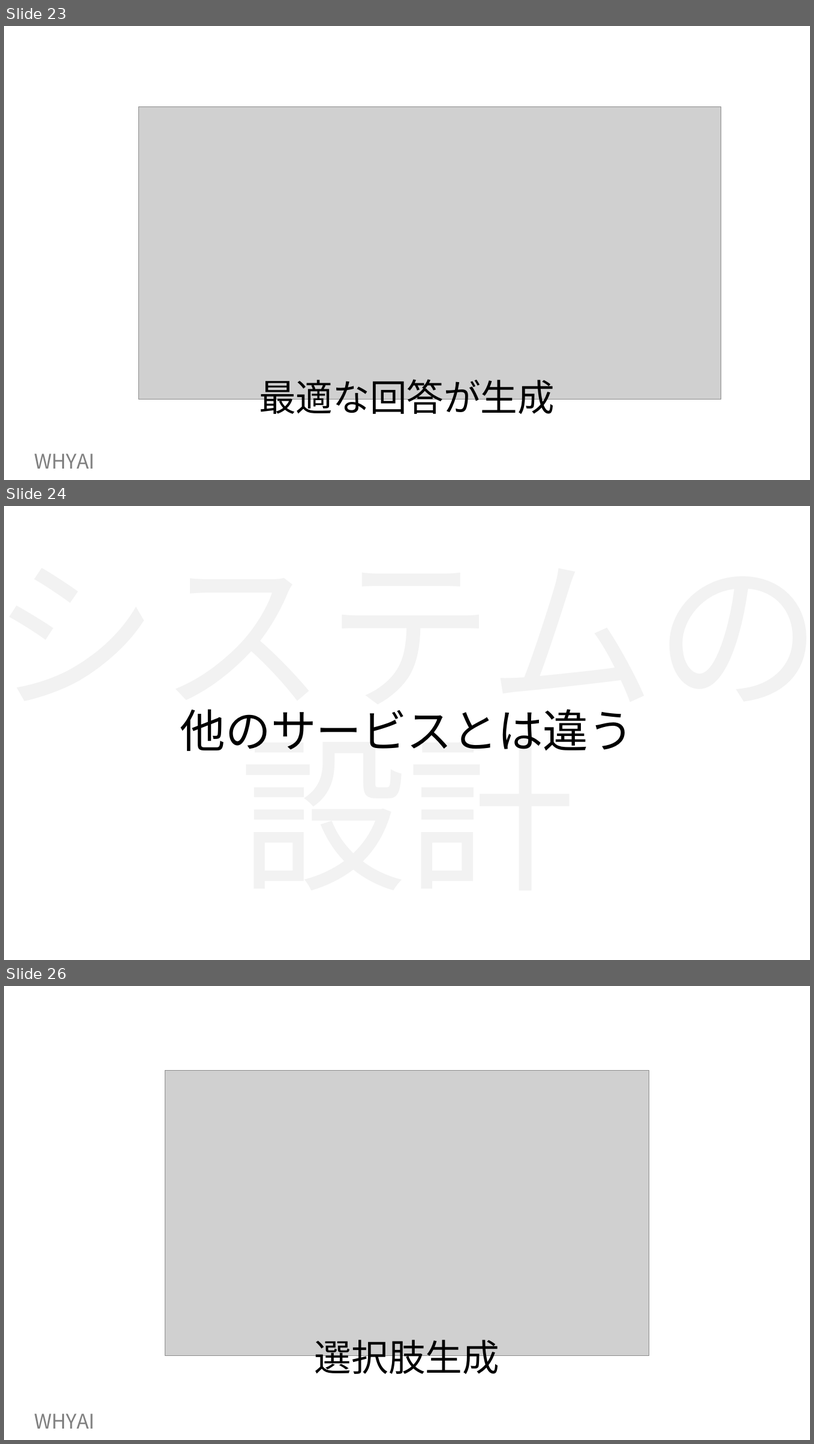
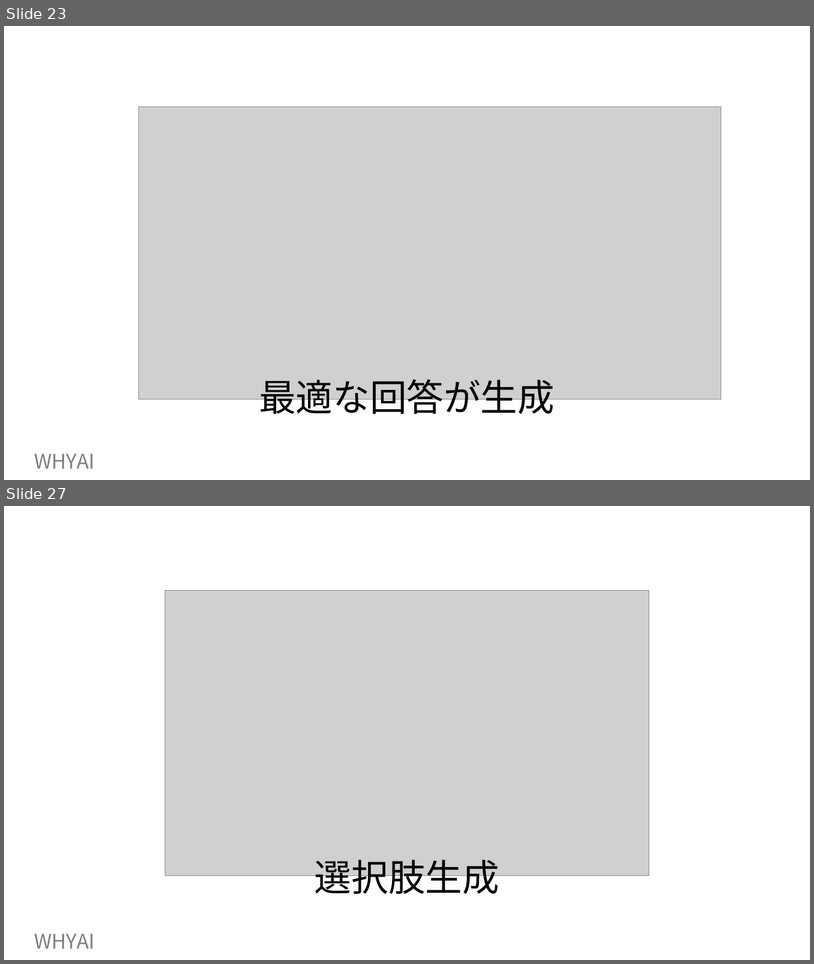
Before and after one commit to ishiomaru/WHYAI, a slide deck: docs/docs-new/WHYAI slide1.pptx. Shown one above the other, each under a label of ours: slides 23, 24 and 26 before the commit, slides 23 and 27 after it; the slides between them are not shown. The pictures are 814x1444 and 814x964 pixels, drawn with LibreOffice and Linux fonts; fonts in the diff are those of the drawing; grey boxes stand for pictures. Boxes give left, top, right and bottom in pixels: in the first picture for what was removed or moved away, otherwise in the second. Text is boxed around its words. In the diff, an @@ line names an element or a change of style, - is before the commit and + after.

```diff
--- a/docs/docs-new/WHYAI slide1.pptx
+++ b/docs/docs-new/WHYAI slide1.pptx
@@ slide 24 removed at bbox=[4, 506, 810, 960], background #FFFFFF @@
@@ text removed at bbox=[4, 709, 810, 750] @@
-システムの設計
@@ text removed at bbox=[180, 709, 634, 751] @@
-他のサービスとは違う
@@ what was slide 26 is now slide 27 @@
```
Also in this commit, not shown: 2 slides changed, 19 slides added, 2 other files.
